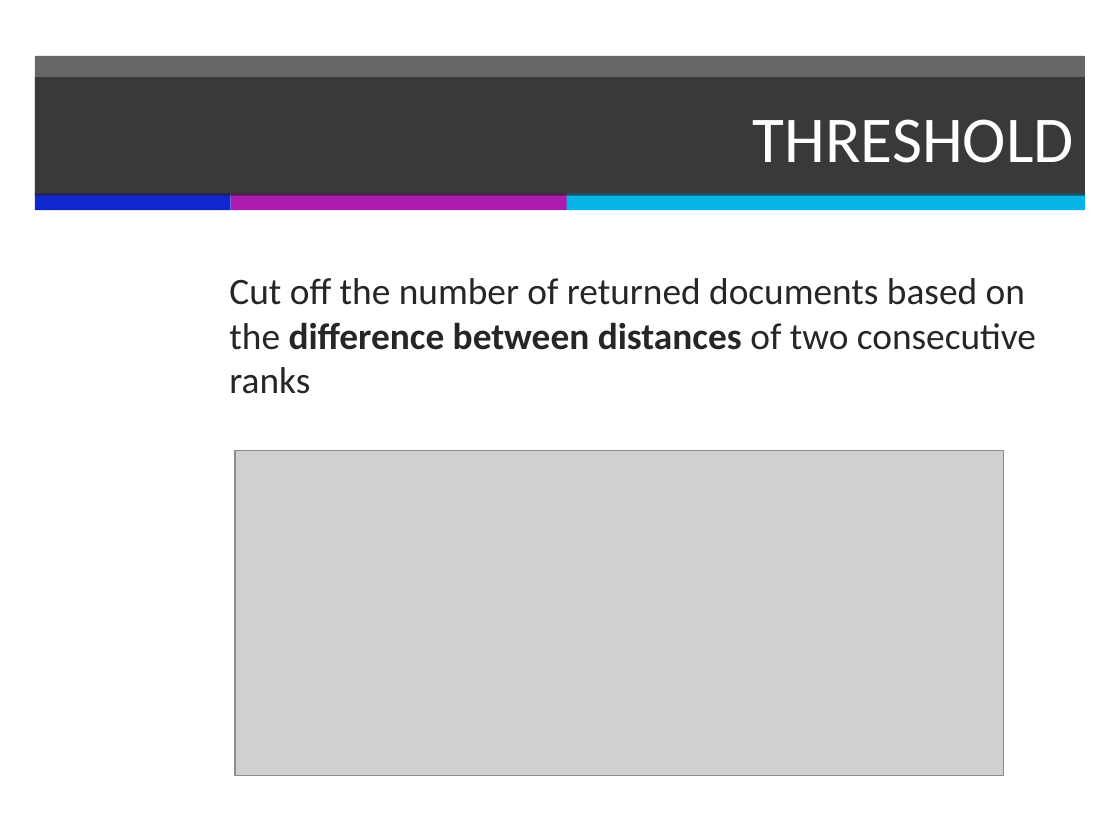
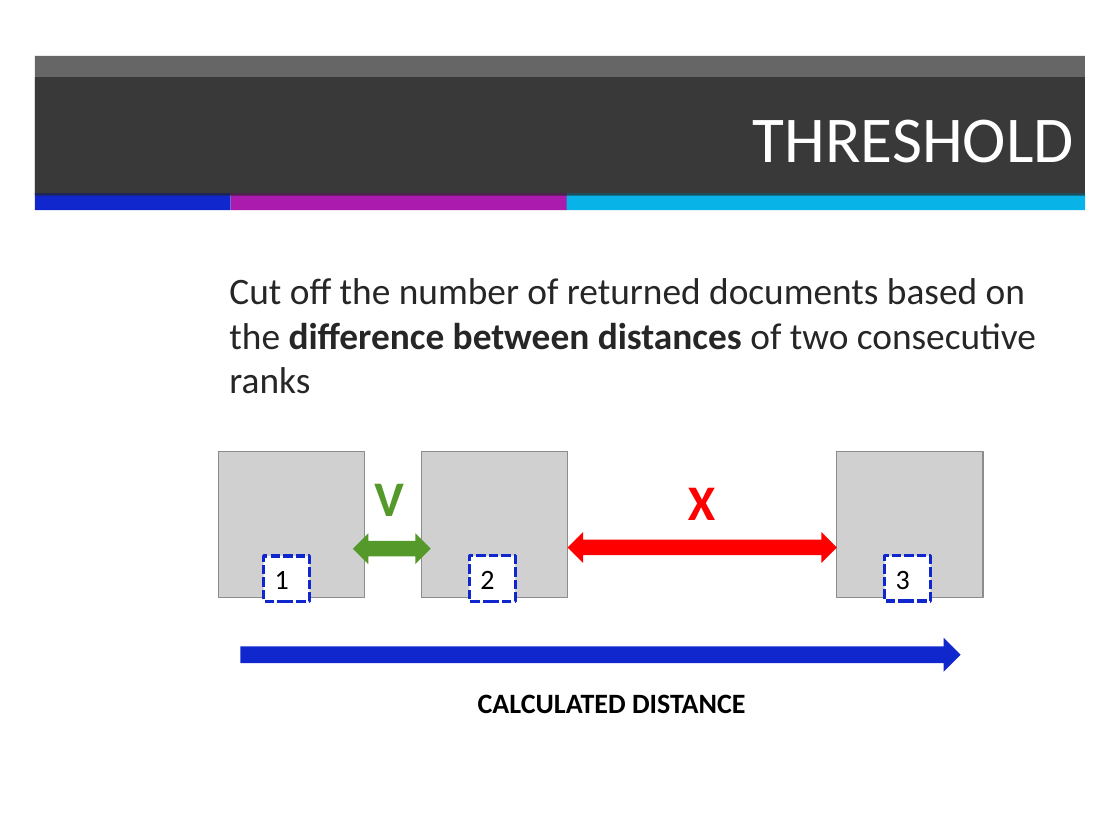
Before and after one commit to PerceptumNL/TweedejaarsProject, a slide deck: slide 9 of doc/finalpresentation.pptx. Drawn at 1120x840 pixels with LibreOffice and Linux fonts; fonts in the diff are those of the drawing; grey boxes stand for pictures. Boxes give left, top, right and bottom in pixels: in the first picture for what was removed or moved away, otherwise in the second. Text is boxed around its words. In the diff, an @@ line names an element or a change of style, - is before the commit and + after.

```diff
--- a/doc/finalpresentation.pptx
+++ b/doc/finalpresentation.pptx
@@ picture added at bbox=[218, 451, 365, 598] @@
@@ picture removed at bbox=[235, 450, 1004, 775] @@
@@ picture added at bbox=[421, 451, 568, 598] @@
@@ picture added at bbox=[837, 451, 983, 598] @@
@@ text added at bbox=[374, 483, 403, 516], 32 pt, text #55992B, bold @@
+V
@@ text added at bbox=[688, 487, 715, 520], 32 pt, text #FF0000, bold @@
+X
@@ left right arrow added at bbox=[353, 533, 430, 563], fill #55992B @@
@@ left right arrow added at bbox=[568, 532, 837, 562], fill #FF0000 @@
@@ rectangle added at bbox=[263, 556, 309, 600], fill #FFFFFF, outline #1027CD 2 pt dashed, 18 pt, text #000000 @@
+1
@@ rectangle added at bbox=[469, 556, 515, 600], fill #FFFFFF, outline #1027CD 2 pt dashed, 18 pt, text #000000 @@
+2
@@ rectangle added at bbox=[885, 556, 931, 600], fill #FFFFFF, outline #1027CD 2 pt dashed, 18 pt, text #000000 @@
+3
@@ right arrow added at bbox=[241, 638, 961, 672], fill #1027CD @@
@@ text added at bbox=[478, 694, 746, 714], 18 pt, text #000000, bold @@
+CALCULATED DISTANCE
```
Also in this commit, not shown: 6 other slides changed, 1 slide removed, 1 other file.
